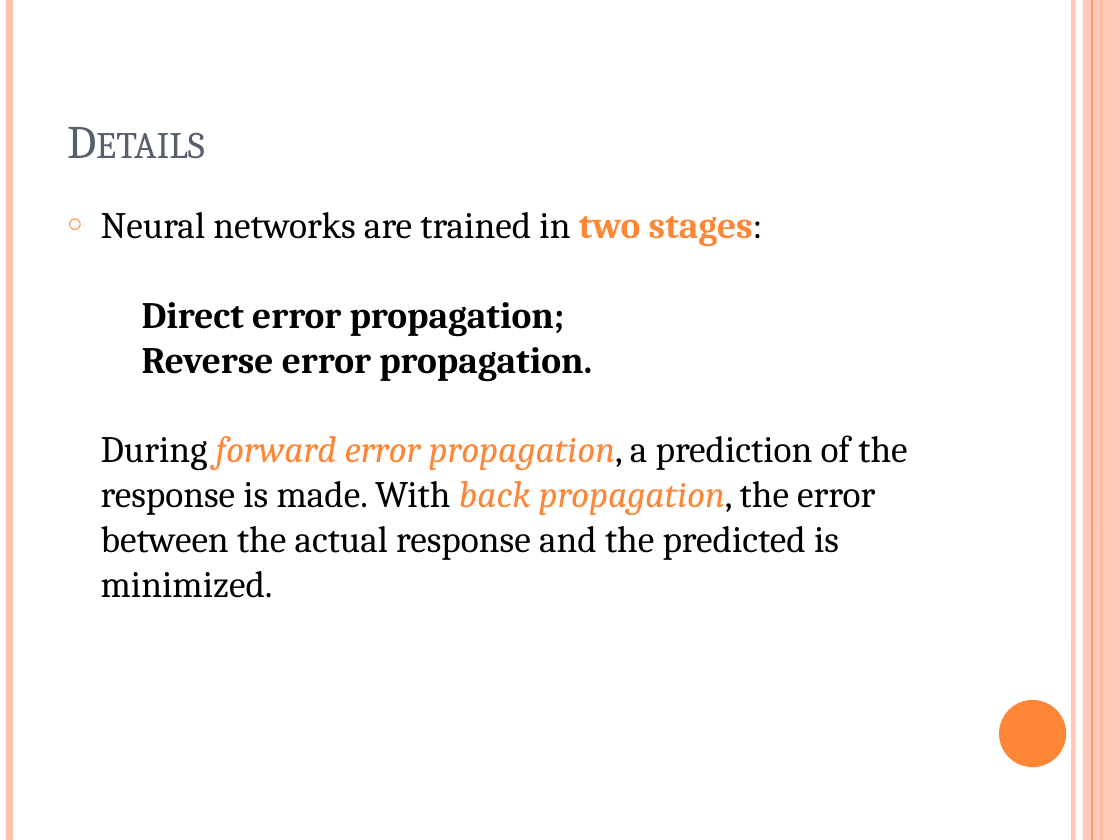
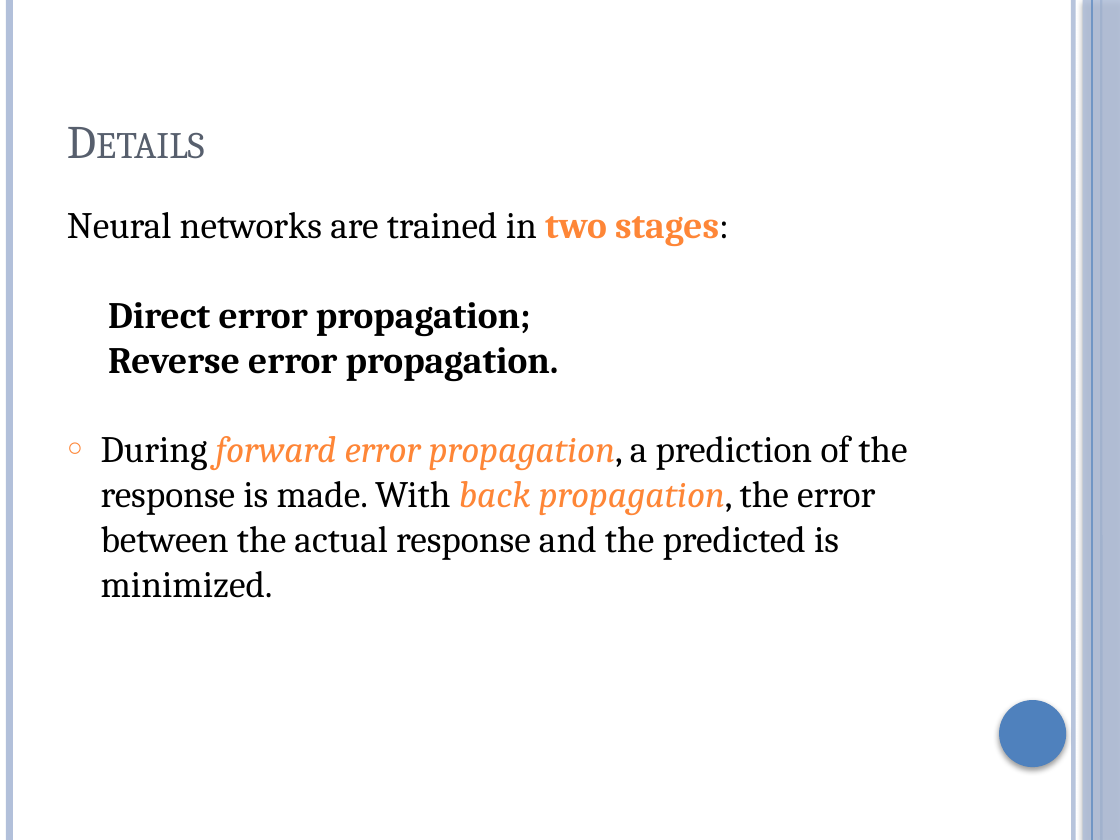
Before and after one commit to Aiganymus/machine-learning-2019, a slide deck: slide 7 of lectures/7. Neural Networks PART1.pptx. Drawn at 1120x840 pixels with LibreOffice and Linux fonts; fonts in the diff are those of the drawing. Boxes give left, top, right and bottom in pixels: in the first picture for what was removed or moved away, otherwise in the second. Text is boxed around its words. In the diff, an @@ line names an element or a change of style, - is before the commit and + after.

```diff
--- a/lectures/7. Neural Networks PART1.pptx
+++ b/lectures/7. Neural Networks PART1.pptx
@@ line (9, 0) - (9, 840): stroke #FEC3AE 4.5 pt to #B3C1DB 4.51 pt @@
@@ line (1073, 0) - (1073, 840): stroke #FEC3AE 3 pt to #B3C1DB 3 pt @@
@@ rectangle at [1083,0,1120,840]: fill #FEC3AE at 87% opacity to #B3C1DB at 87% opacity; shadow on @@
@@ line (1092, 0) - (1092, 840): stroke #FE8637 0.75 pt to #4F81BD 0.74 pt @@
@@ line (1101, 0) - (1101, 840): stroke #FE8637 1.5 pt to #4F81BD 1.5 pt @@
@@ text "Neural networks are trained in ..." at [67,212,907,598]: less space between paragraphs @@
@@ ellipse at [999,700,1066,767]: fill #FE8637 to #4F81BD; shadow on @@
```
Also in this commit, not shown: 24 other slides changed, 22 other files.
